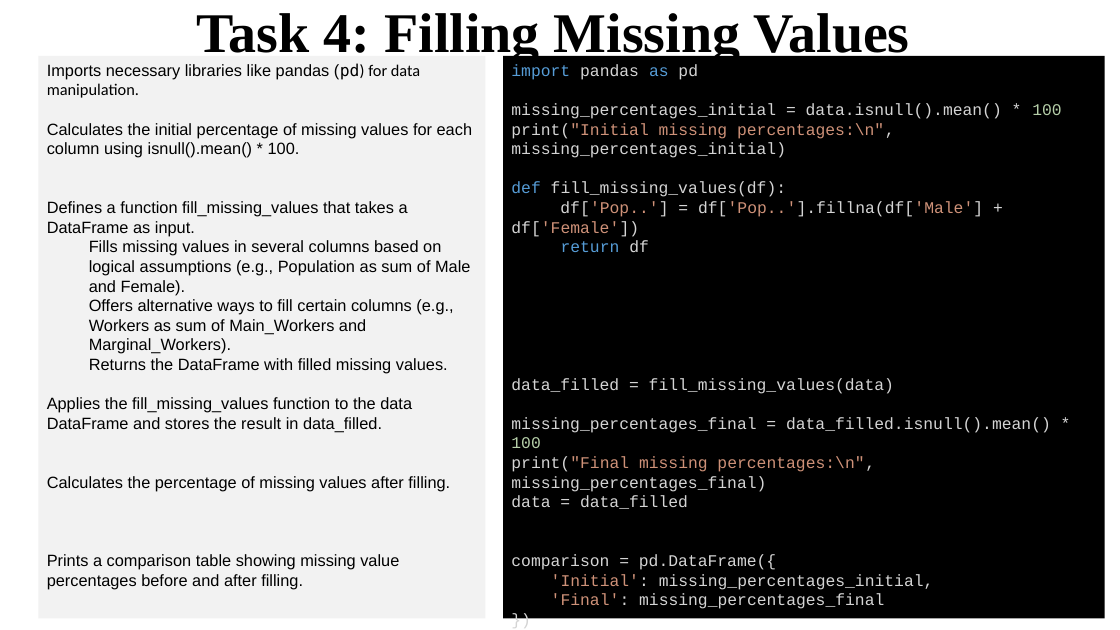
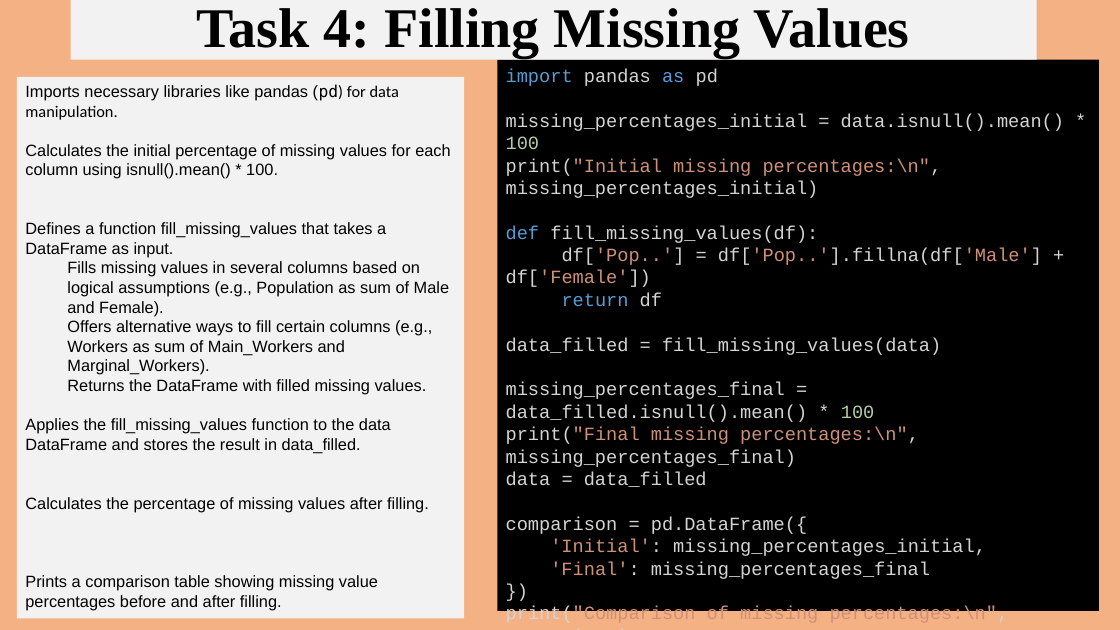
Before and after one commit to DeviEngineer2007/Census2011, a slide deck: slide 12 of Census Data Engineering Project_final.pptx (slide 9 before the commit). Drawn at 1120x630 pixels with LibreOffice and Linux fonts; fonts in the diff are those of the drawing. Boxes give left, top, right and bottom in pixels: in the first picture for what was removed or moved away, otherwise in the second. Text is boxed around its words. In the diff, an @@ line names an element or a change of style, - is before the commit and + after.

Commit message:
Census Data Pipelline PPT for presentation

```diff
--- a/Census Data Engineering Project_final.pptx
+++ b/Census Data Engineering Project_final.pptx
@@ background #FFFFFF to #F4B183 @@
@@ title "Task 4: Filling Missing Values": place and size @@
-title "Task 4: Filling Missing Values" at box(197, 13, 910, 63)
+title "Task 4: Filling Missing Values" at box(71, 0, 1037, 60)
@@ title "Task 4: Filling Missing Values" at box(71, 0, 1037, 60): fill none to #F2F2F2 @@
@@ rectangle "Imports necessary libraries like pandas ...": place and size @@
-rectangle "Imports necessary libraries like pandas ..." at box(39, 55, 486, 618)
+rectangle "Imports necessary libraries like pandas ..." at box(17, 77, 464, 619)
@@ rectangle "import pandas as pd": place and size @@
-rectangle "import pandas as pd" at box(503, 55, 1105, 618)
+rectangle "import pandas as pd" at box(497, 60, 1099, 611)
@@ rectangle "import pandas as pd" at box(497, 60, 1099, 611): size 14 to 16 pt @@
```
Also in this commit, not shown: 4 other slides changed, 15 slides added, 3 slides removed.
